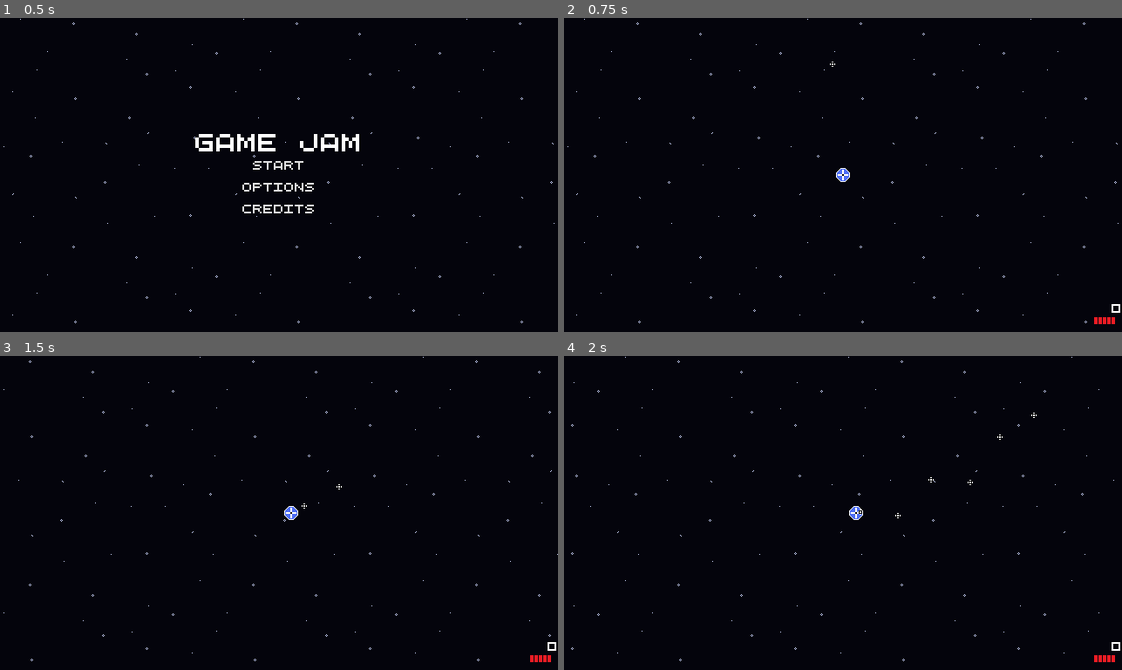
Above: before the commit, frames 1-4 (two rows, left to right).
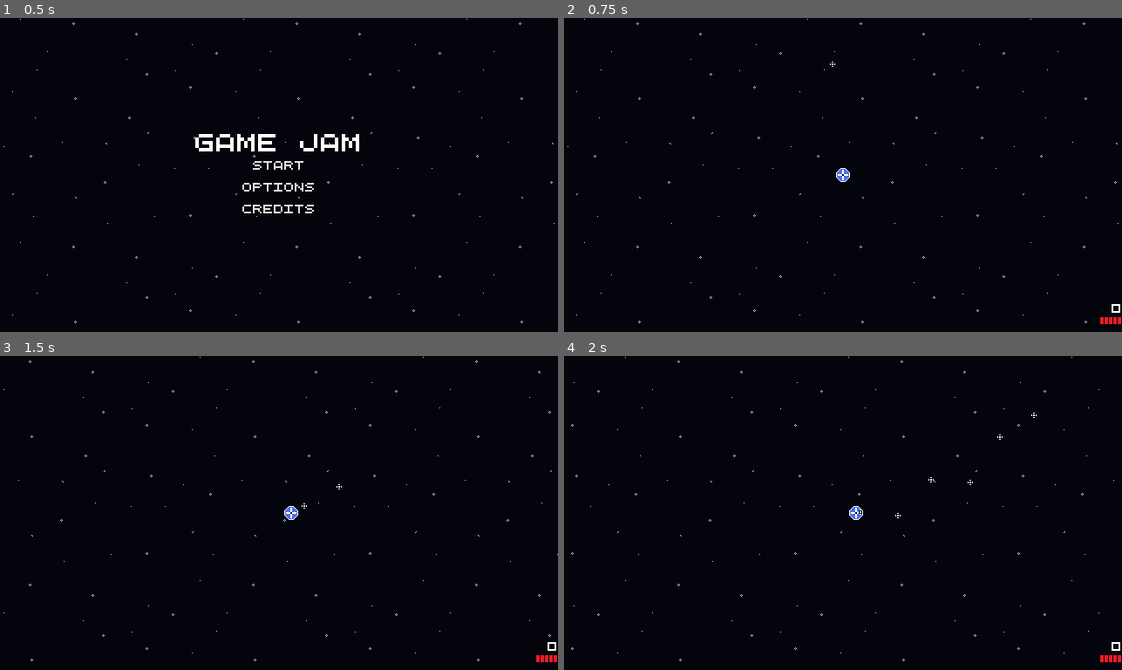
Above: after the commit, the same moments.

Repository: WinterAtne/Game-Jam
Game: Godot game, scene res://scenes/main.tscn
The game is run twice, just before and just after one commit, with the same random seed, the same clock (stepped at 60 frames per second) and the same inputs.
Inputs (mouse positions are in pixels of both pictures, inside the frame that each line leads up to):
- Up to frame 1 (0.5 s): no input
- Up to frame 2 (0.75 s): click "Start" at 0.5 s
- Up to frame 3 (1.5 s): tap Enter at 1.25 s; move the mouse to (401, 497) at 1.27 s; press the mouse at (401, 497) at 1.28 s; hold D (right) from 1.28 s (still down)
- Up to frame 4 (2 s): keep holding D (right)

Frame 1 is identical in both runs. In frame 2, less than 0.1% of the frame differs, in the area x 95-100%, y 95-98%; in frame 3, less than 0.1%; in frame 4, less than 0.1%.

Commit message:
Minor changes (once again deadlines near)

Diff:
--- a/scenes/ui/death_screen.gd
+++ b/scenes/ui/death_screen.gd
@@ -1,5 +1,4 @@
 extends CanvasLayer
 
 func set_death_count(count : int) -> void:
-	print(count)
 	%JamCount.text = "Jams: " + str(count)
--- a/scenes/ui/player_status.tscn
+++ b/scenes/ui/player_status.tscn
@@ -27,7 +27,6 @@
 
 [node name="HealthBar" type="TextureProgressBar" parent="VBoxContainer"]
 unique_name_in_owner = true
-custom_minimum_size = Vector2(32, 0)
 layout_mode = 2
 max_value = 5.0
 value = 5.0
